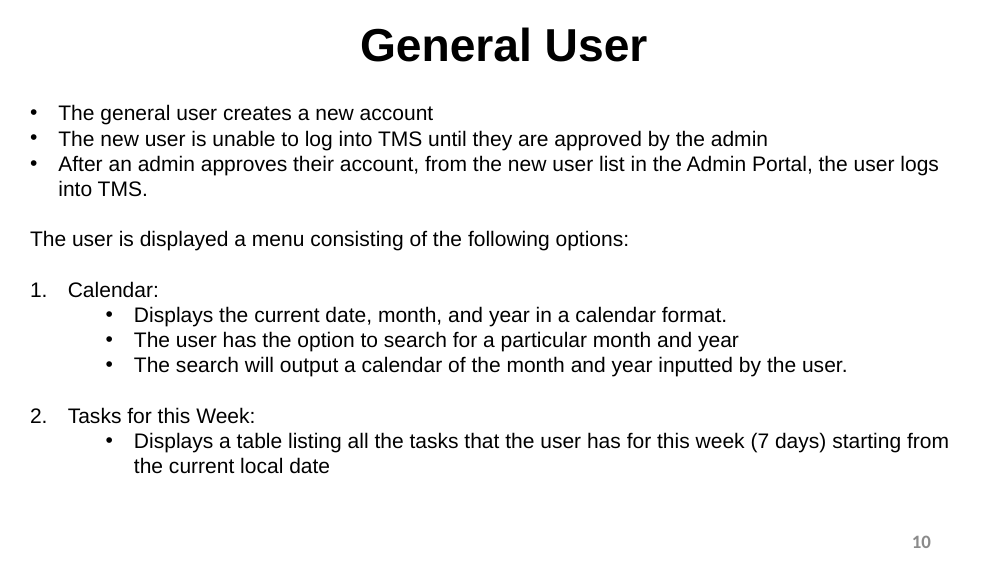
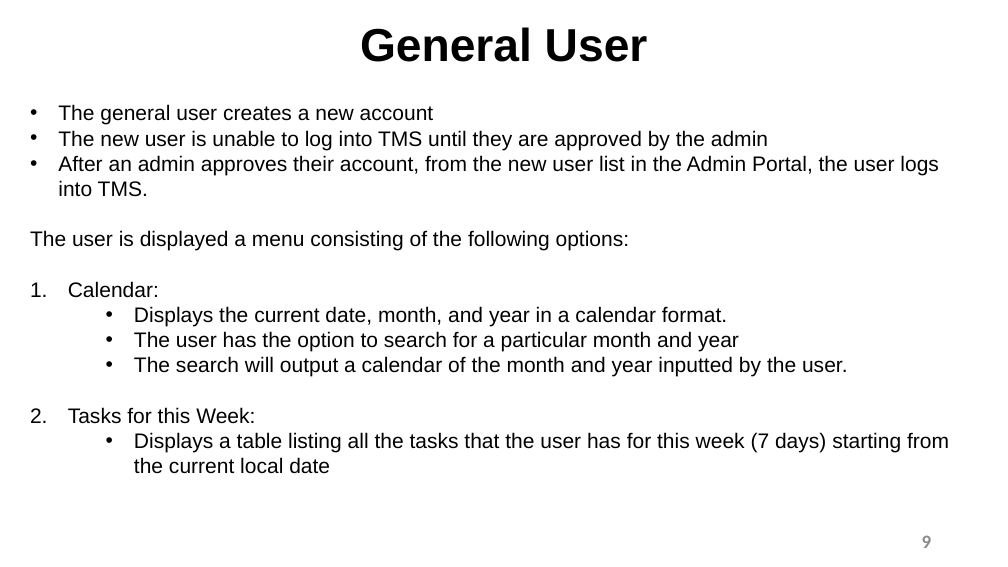
Before and after one commit to muntasir-hossain314159/Task-Management-System, a slide deck: slide 10 of Task_Management_System_Presentation_File/CSCI-2210-01_Presentation File_WORA_00673995.pptx. Drawn at 1008x567 pixels with LibreOffice and Linux fonts; fonts in the diff are those of the drawing. Boxes give left, top, right and bottom in pixels: in the first picture for what was removed or moved away, otherwise in the second. Text is boxed around its words. In the diff, an @@ line names an element or a change of style, - is before the commit and + after.

```diff
--- a/Task_Management_System_Presentation_File/CSCI-2210-01_Presentation File_WORA_00673995.pptx
+++ b/Task_Management_System_Presentation_File/CSCI-2210-01_Presentation File_WORA_00673995.pptx
@@ text at (922, 535, 932, 548): text changed @@
-10
+9
```
Also in this commit, not shown: 29 other slides changed.
